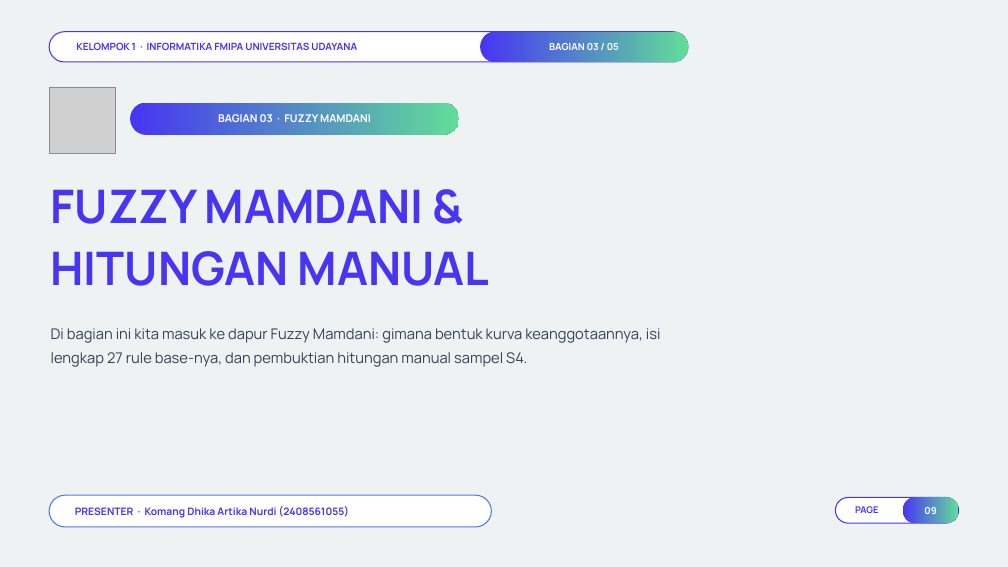
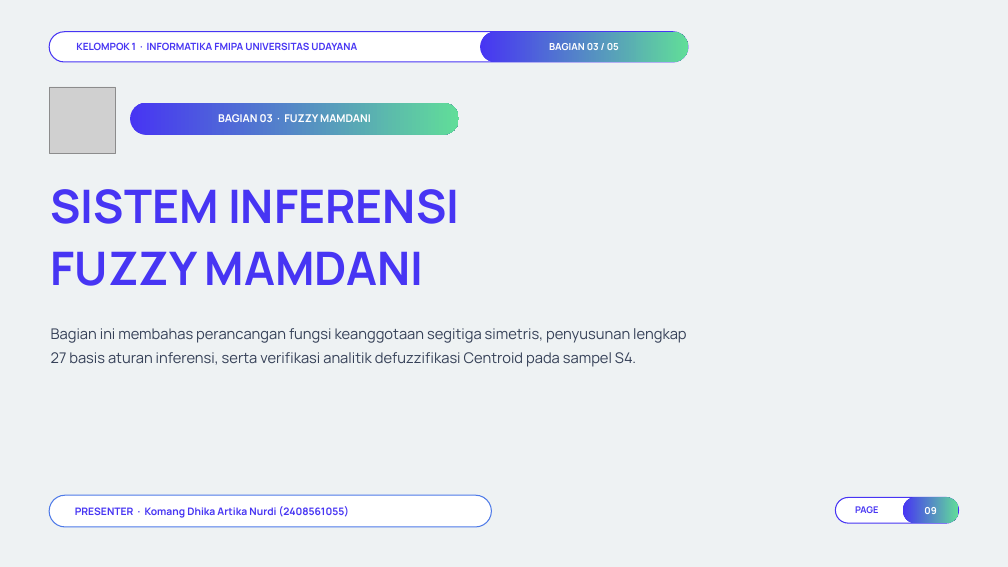
Before and after one commit to Niel-1/Water-Quality-Decision, a slide deck: slide 9 of docs/Presentasi_Final_Project_TLF_Kelompok_1.pptx. Drawn at 1008x567 pixels with LibreOffice and Linux fonts; fonts in the diff are those of the drawing; grey boxes stand for pictures; background and template pictures are left out. Boxes give left, top, right and bottom in pixels: in the first picture for what was removed or moved away, otherwise in the second. Text is boxed around its words. In the diff, an @@ line names an element or a change of style, - is before the commit and + after.

```diff
--- a/docs/Presentasi_Final_Project_TLF_Kelompok_1.pptx
+++ b/docs/Presentasi_Final_Project_TLF_Kelompok_1.pptx
@@ text at (51,189,459,286): text changed @@
-FUZZY MAMDANI &
-HITUNGAN MANUAL
+SISTEM INFERENSI
+FUZZY MAMDANI
@@ text at (51,328,686,367): text changed @@
-Di bagian ini kita masuk ke dapur Fuzzy Mamdani: gimana bentuk kurva keanggotaannya, isi lengkap 27 rule base-nya, dan pembuktian hitungan manual sampel S4.
+Bagian ini membahas perancangan fungsi keanggotaan segitiga simetris, penyusunan lengkap 27 basis aturan inferensi, serta verifikasi analitik defuzzifikasi Centroid pada sampel S4.
```
Also in this commit, not shown: 19 other slides changed, 1 other file.
